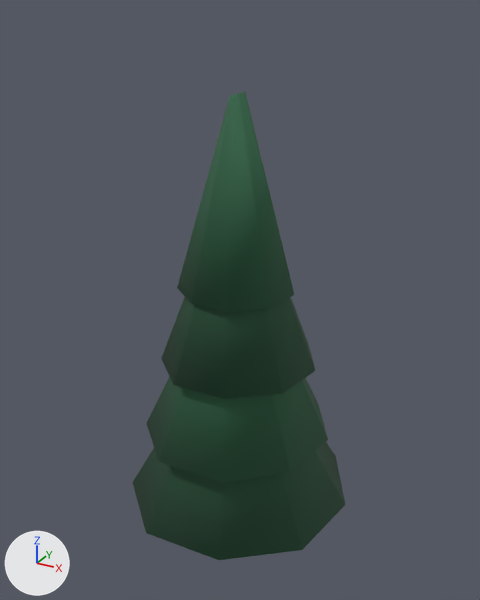
A saved change to the glTF model everglade/assets/models/tree_pine_a.glb.
One viewpoint serves both versions: a 50 mm camera at (2.55, -4.6, 5.03) aimed at (-0.03, 0.1, 2.68). The lights are fixed; the arrows at lower left show +X, +Y and +Z. The picture after the commit comes second. Vertices at exactly the same position are counted once.

Script lines for the objects in view, before the commit:
```python
me_tree = bpy.data.meshes.new('Tree')
me_tree.from_pydata(...)  # 84 vertices, 148 faces; spans x -1.03..1.04, y -1.01..1.08, z 0.0..4.45
me_tree.materials.append(mat_vertexcolor)
ob_tree = bpy.data.objects.new('Tree', me_tree)
ob_tree.location = (0.0, 0.0, 0.0)
```
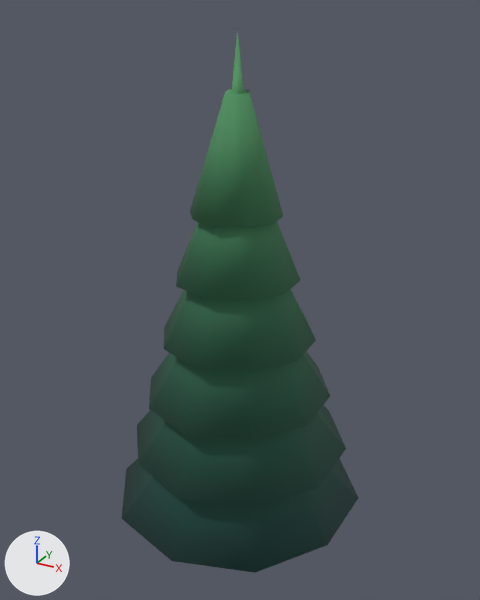
The change, as a diff of the scene's bpy script:
```diff
--- a/everglade/assets/models/tree_pine_a.glb.py
+++ b/everglade/assets/models/tree_pine_a.glb.py
@@ me_tree @@
 # used by ob_tree; location = (0.0, 0.0, 0.0)
-me_tree.from_pydata(...)  # 84 vertices, 148 faces; spans x -1.03..1.04, y -1.01..1.08, z 0.0..4.45
+me_tree.from_pydata(...)  # 215 vertices, 374 faces; spans x -1.1..1.11, y -1.15..1.16, z 0.0..4.9
+# me_tree part 1: a new loose piece, an 8-sided cone pointing to +z spanning x -0.08..0.08, y -0.08..0.08, z 4.13..4.9, in mat_vertexcolor
+# me_tree part 2: the loose piece of 18 vertices spanning x -0.5..0.49, y -0.49..0.51, z 2.84..4.45 is rebuilt with 20 vertices and now spans x -0.51..0.52, y -0.54..0.52, z 2.94..3.92
+# me_tree part 3: the loose piece of 18 vertices spanning x -1.03..1.04, y -1.01..1.08, z 0.79..2.4 is rebuilt with 20 vertices and now spans x -0.96..0.96, y -1.0..1.01, z 1.31..2.28
+# me_tree part 4: the loose piece of 18 vertices spanning x -0.65..0.7, y -0.67..0.71, z 2.16..3.76 is rebuilt with 20 vertices and now spans x -0.67..0.67, y -0.7..0.68, z 2.4..3.38
+# me_tree part 5: the loose piece of 18 vertices spanning x -0.83..0.84, y -0.85..0.88, z 1.47..3.09 is rebuilt with 20 vertices and now spans x -0.79..0.81, y -0.86..0.83, z 1.86..2.83
+# me_tree part 6: a new loose piece of 20 vertices spanning x -1.1..1.11, y -1.15..1.16, z 0.77..1.74, in mat_vertexcolor
+# me_tree part 7: a new loose piece of 20 vertices spanning x -0.38..0.38, y -0.4..0.38, z 3.49..4.46, in mat_vertexcolor
+# other edits to the shape of me_tree do not show in these pictures
 me_tree.materials.append(mat_vertexcolor)
```

Pixel boxes (x1, y1, x2, y2) of what changed, in the pictures (480 x 600 px):
'Tree', reshaped (12% wider, 16% taller)
    before: (133, 91, 345, 560)
    after: (121, 28, 358, 573)
part 1 of me_tree, added (green)
    after: (232, 28, 243, 94)
part 2 of me_tree, rebuilt
    before: (177, 91, 294, 313)
    after: (176, 221, 301, 301)
part 3 of me_tree, rebuilt
    before: (133, 442, 345, 560)
    after: (137, 405, 346, 510)
part 4 of me_tree, rebuilt
    before: (161, 297, 315, 399)
    after: (164, 289, 316, 372)
part 5 of me_tree, rebuilt
    before: (147, 377, 328, 483)
    after: (149, 351, 330, 440)
part 6 of me_tree, added (cyan)
    after: (121, 458, 358, 573)
part 7 of me_tree, added (green)
    after: (190, 89, 283, 227)
